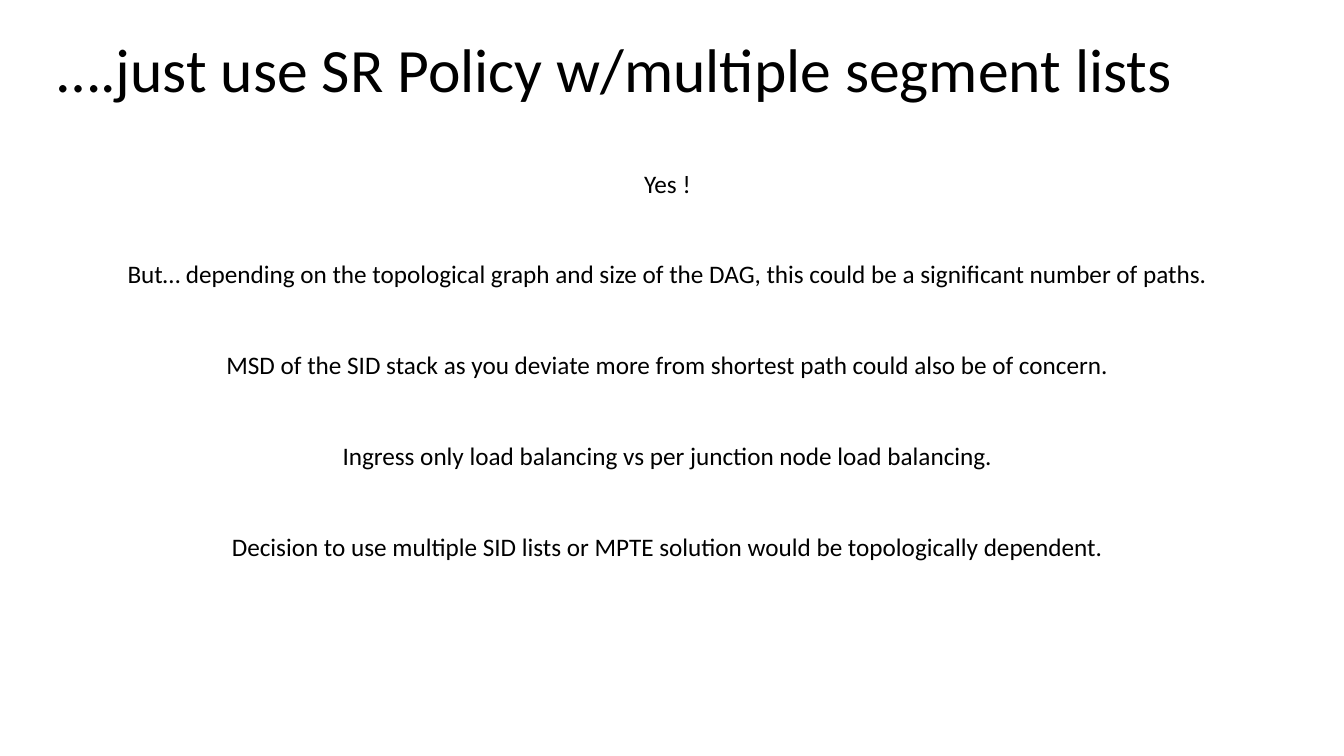
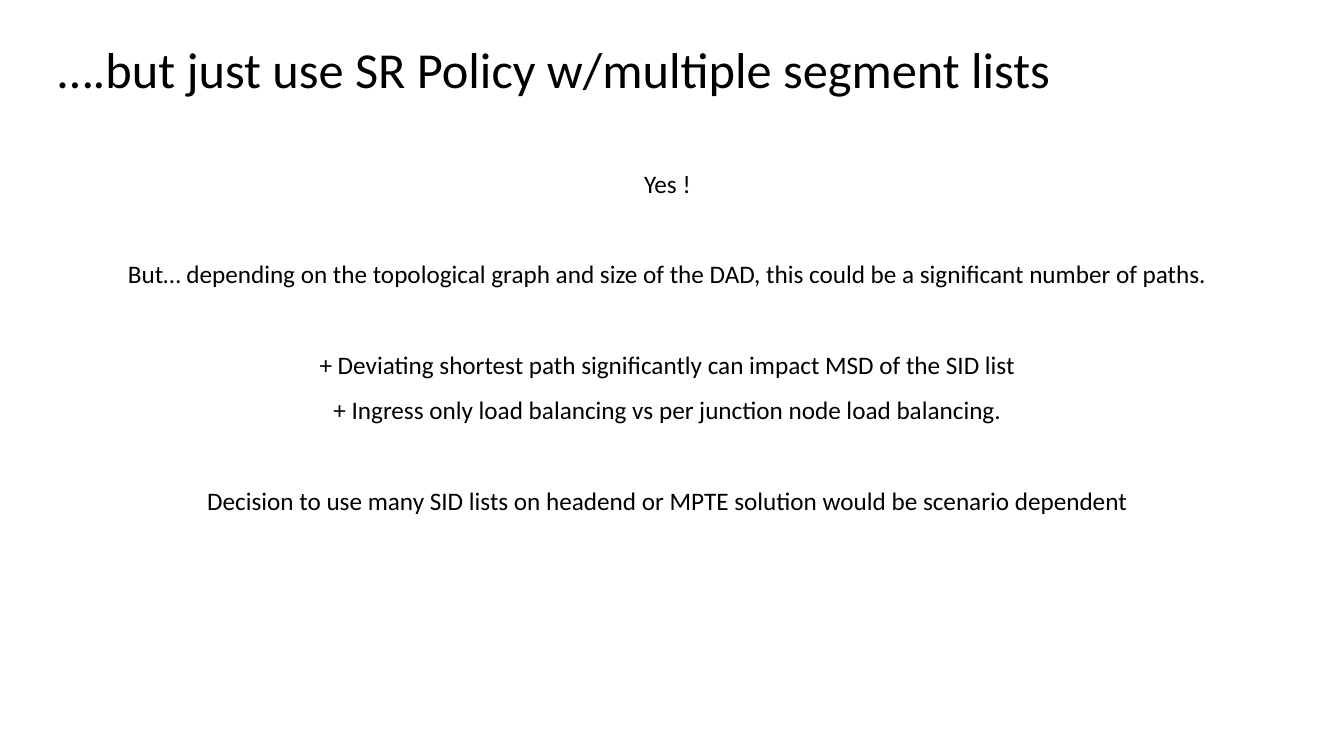
Before and after one commit to astone282/draft-stone-spring-mpte-sr, a slide deck: slide 5 of ietf123-draft-stone-spring-mpte-sr.pptx. Drawn at 1344x756 pixels with LibreOffice and Linux fonts; fonts in the diff are those of the drawing. Boxes give left, top, right and bottom in pixels: in the first picture for what was removed or moved away, otherwise in the second. Text is boxed around its words. In the diff, an @@ line names an element or a change of style, - is before the commit and + after.

```diff
--- a/ietf123-draft-stone-spring-mpte-sr.pptx
+++ b/ietf123-draft-stone-spring-mpte-sr.pptx
@@ title at (58,53,1050,97): text changed; size 44 to 36 pt @@
-….just use SR Policy w/multiple segment lists
+….but just use SR Policy w/multiple segment lists
@@ text at (128,265,1206,514): text changed @@
-But… depending on the topological graph and size of the DAG, this could be a significant number of paths.
-MSD of the SID stack as you deviate more from shortest path could also be of concern.
-Ingress only load balancing vs per junction node load balancing.
-Decision to use multiple SID lists or MPTE solution would be topologically dependent.
+But… depending on the topological graph and size of the DAD, this could be a significant number of paths.
++ Deviating shortest path significantly can impact MSD of the SID list
++ Ingress only load balancing vs per junction node load balancing.
+Decision to use many SID lists on headend or MPTE solution would be scenario dependent
```
Also in this commit, not shown: 6 other slides changed.
